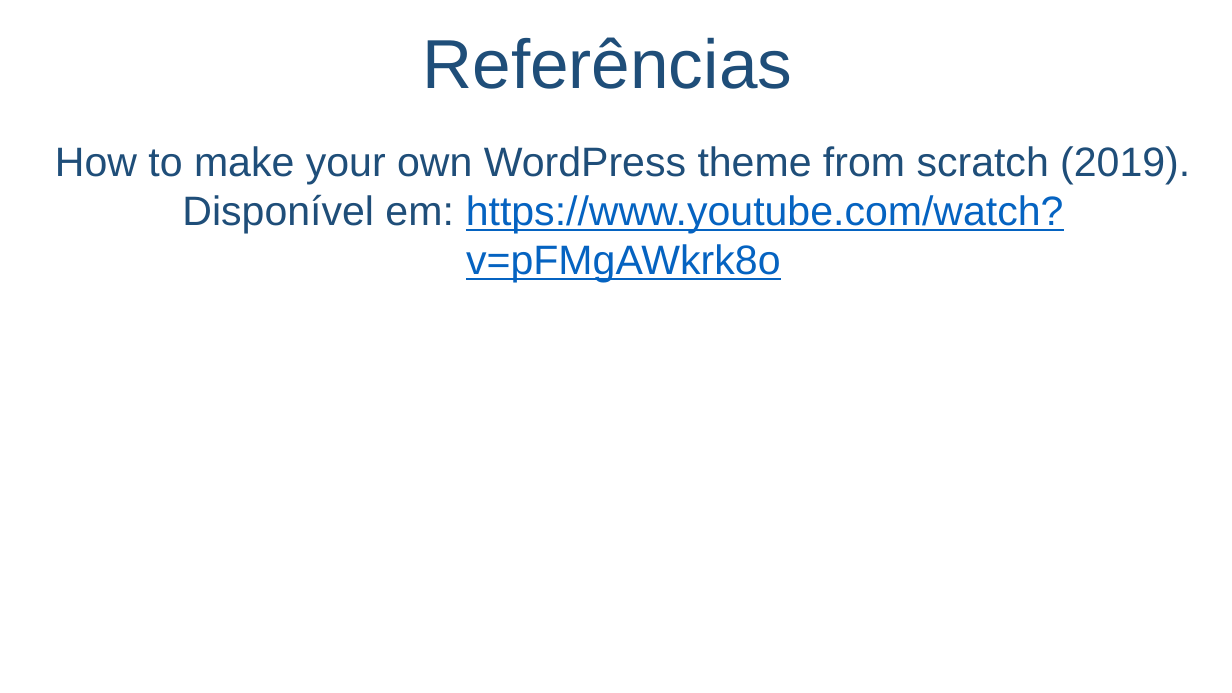
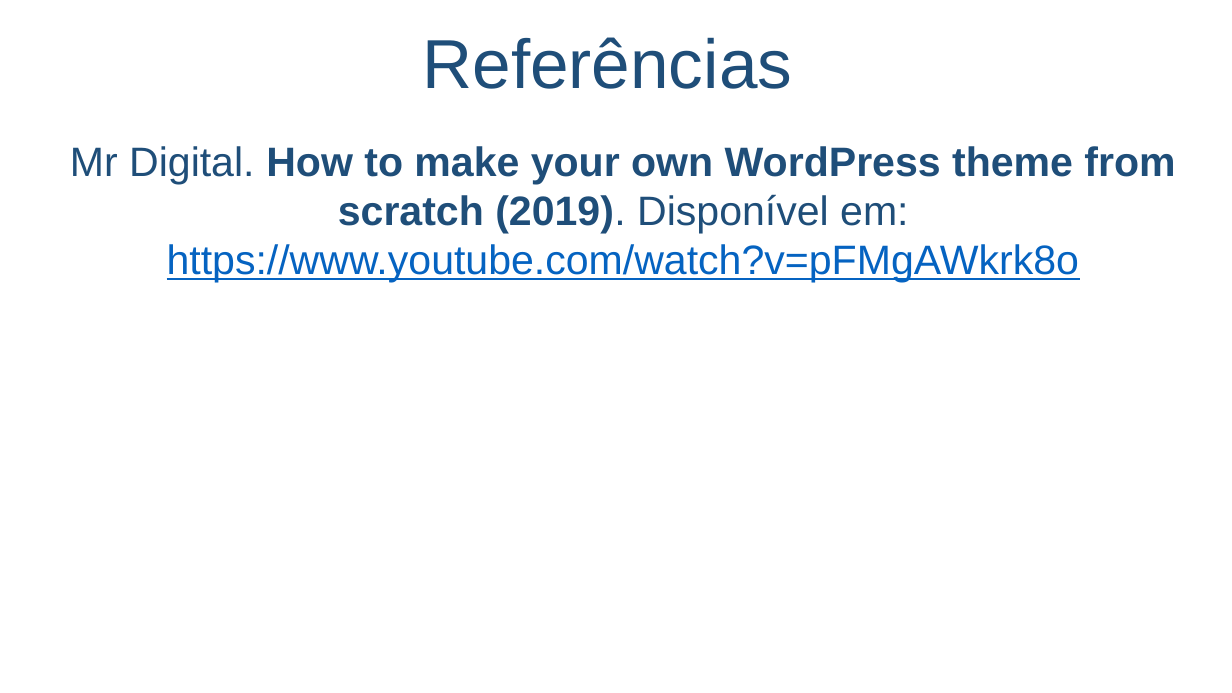
Before and after one commit to salmo-jr/public-slides, a slide deck: slide 47 of wordpress-como-criar-um-novo-tema.pptx (slide 40 before the commit). Drawn at 1232x693 pixels with LibreOffice and Linux fonts; fonts in the diff are those of the drawing; background and template pictures are left out. Boxes give left, top, right and bottom in pixels: in the first picture for what was removed or moved away, otherwise in the second. Text is boxed around its words. In the diff, an @@ line names an element or a change of style, - is before the commit and + after.

```diff
--- a/wordpress-como-criar-um-novo-tema.pptx
+++ b/wordpress-como-criar-um-novo-tema.pptx
@@ text at bbox=[70, 146, 1175, 283]: text changed @@
-How to make your own WordPress theme from scratch (2019). Disponível em: https://www.youtube.com/watch?v=pFMgAWkrk8o
+Mr Digital. How to make your own WordPress theme from scratch (2019). Disponível em: https://www.youtube.com/watch?v=pFMgAWkrk8o
```
Also in this commit, not shown: 6 other slides changed, 7 slides added.
